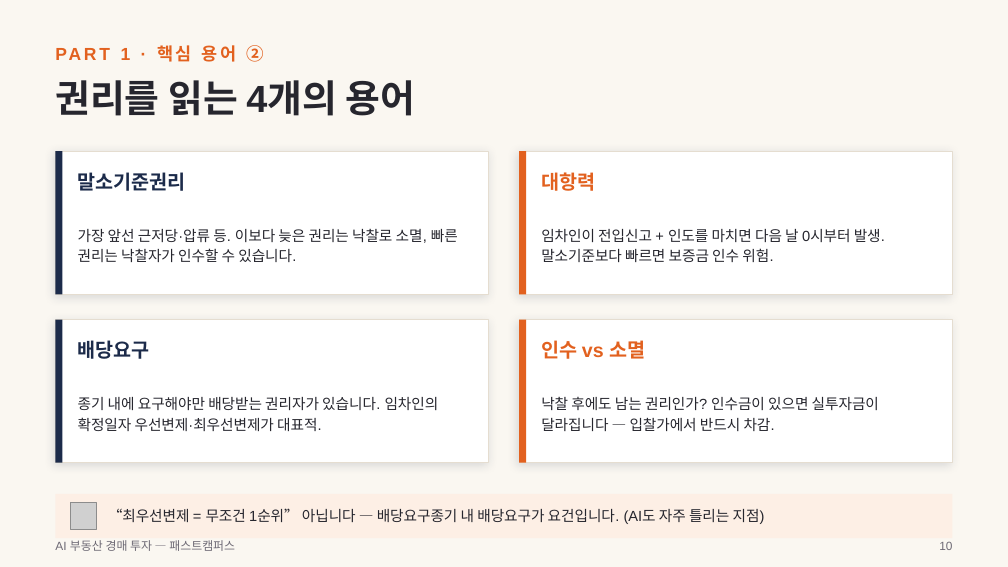
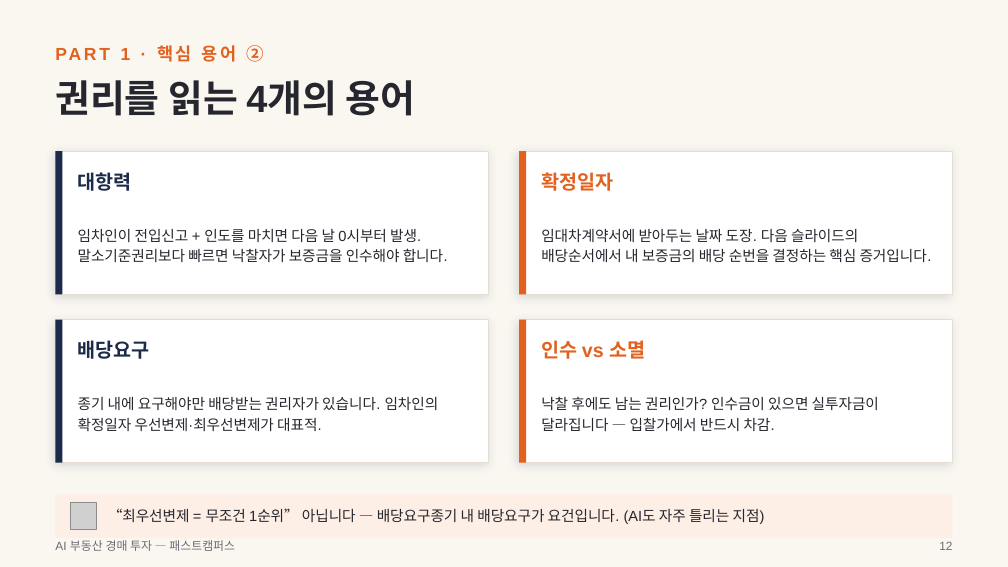
Before and after one commit to earthskyisbig/auction-crwal0629, a slide deck: slide 12 of docs/slides/AI부동산경매투자_강의슬라이드.pptx (slide 10 before the commit). Drawn at 1008x567 pixels with LibreOffice and Linux fonts; fonts in the diff are those of the drawing; grey boxes stand for pictures. Boxes give left, top, right and bottom in pixels: in the first picture for what was removed or moved away, otherwise in the second. Text is boxed around its words. In the diff, an @@ line names an element or a change of style, - is before the commit and + after.

```diff
--- a/docs/slides/AI부동산경매투자_강의슬라이드.pptx
+++ b/docs/slides/AI부동산경매투자_강의슬라이드.pptx
@@ text at box(78, 172, 132, 191): text changed @@
-말소기준권리
+대항력
@@ text at box(541, 172, 613, 191): text changed @@
-대항력
+확정일자
@@ text at box(78, 229, 448, 262): text changed @@
-가장 앞선 근저당·압류 등. 이보다 늦은 권리는 낙찰로 소멸, 빠른 권리는 낙찰자가 인수할 수 있습니다.
+임차인이 전입신고 + 인도를 마치면 다음 날 0시부터 발생. 말소기준권리보다 빠르면 낙찰자가 보증금을 인수해야 합니다.
@@ text at box(541, 229, 932, 262): text changed @@
-임차인이 전입신고 + 인도를 마치면 다음 날 0시부터 발생. 말소기준보다 빠르면 보증금 인수 위험.
+임대차계약서에 받아두는 날짜 도장. 다음 슬라이드의 배당순서에서 내 보증금의 배당 순번을 결정하는 핵심 증거입니다.
@@ text at box(939, 542, 952, 550): text changed @@
-10
+12
```
Also in this commit, not shown: 14 other slides changed, 3 slides added, 1 other file.
